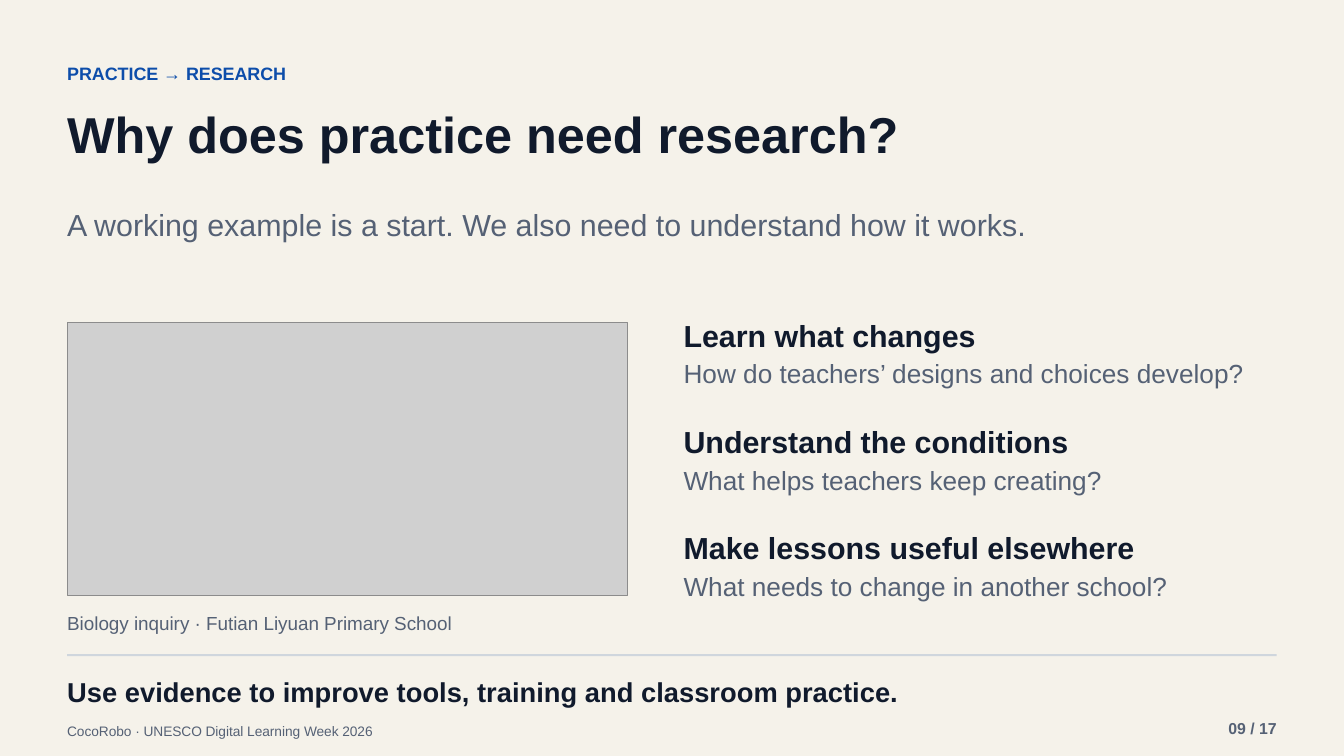
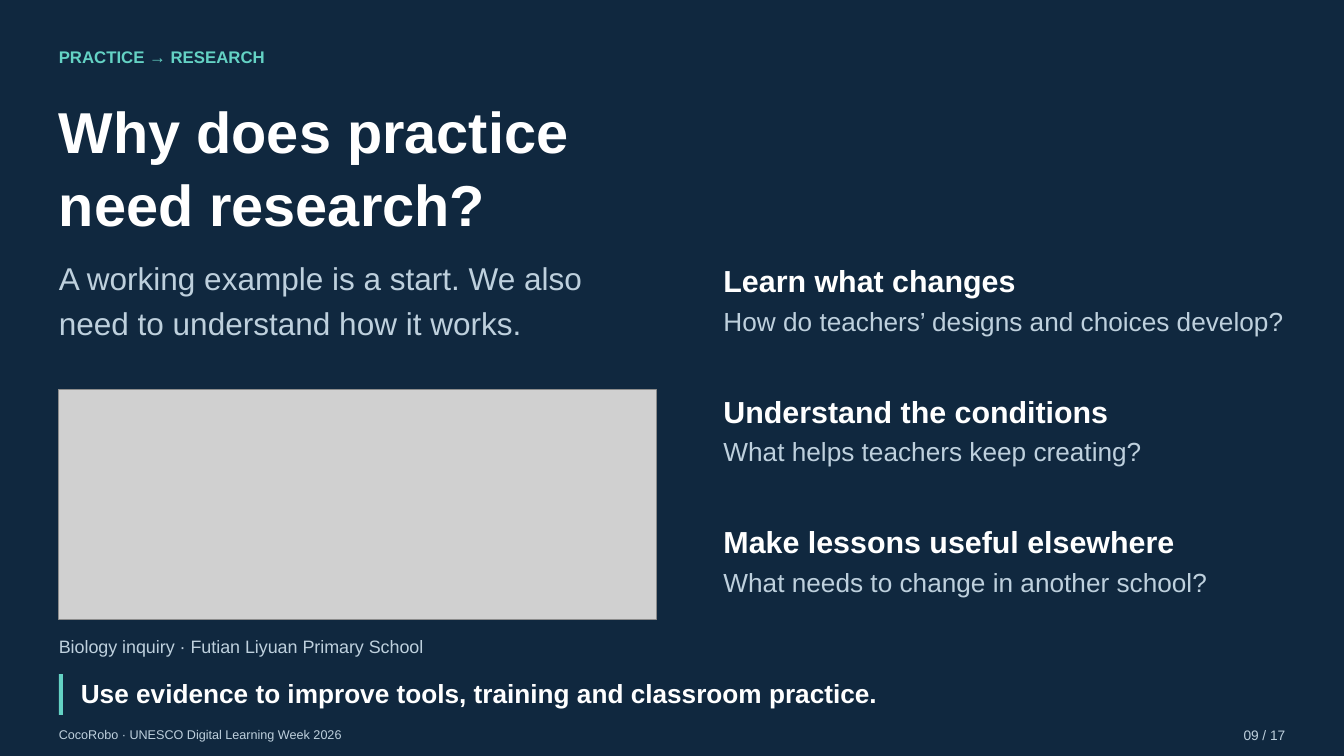
Before and after one commit to tonyxinvip/slides, a slide deck: slide 9 of teacher-agent-creators-10min/downloads/UNESCO_Teacher_AI_Agents_EN.pptx. Drawn at 1344x756 pixels with LibreOffice and Linux fonts; fonts in the diff are those of the drawing; grey boxes stand for pictures. Boxes give left, top, right and bottom in pixels: in the first picture for what was removed or moved away, otherwise in the second. Text is boxed around its words. In the diff, an @@ line names an element or a change of style, - is before the commit and + after.

```diff
--- a/teacher-agent-creators-10min/downloads/UNESCO_Teacher_AI_Agents_EN.pptx
+++ b/teacher-agent-creators-10min/downloads/UNESCO_Teacher_AI_Agents_EN.pptx
@@ background #F5F2EA to #10283F @@
@@ text "PRACTICE → RESEARCH": place and size @@
-text "PRACTICE → RESEARCH" at [67, 67, 286, 80]
+text "PRACTICE → RESEARCH" at [59, 51, 265, 63]
@@ text "PRACTICE → RESEARCH" at [59, 51, 265, 63]: size 12.8 to 12 pt, text colour #0D4DAA to #64D2C4; line spacing 1.16 to 1.1 @@
@@ text at [59, 111, 568, 227]: text changed; size 36 to 41.2 pt; text colour #101A2C to #FFFFFF @@
-Why does practice need research?
+Why does practice
+need research?
@@ text "A working example is a ...": place and size @@
-text "A working example is a ..." at [67, 214, 1026, 242]
+text "A working example is a ..." at [59, 267, 582, 336]
@@ text "A working example is a ..." at [59, 267, 582, 336]: size 21.8 to 22.5 pt, text colour #556175 to #BED0DD; line spacing 1.16 to 1.2 @@
@@ text colour #101A2C to #FFFFFF; line spacing 1.16 to 1.2 in 3 elements at [723, 531, 1174, 554], [723, 401, 1108, 424], [723, 270, 1015, 298] @@
@@ text "Learn what changes": place and size @@
-text "Learn what changes" at [684, 325, 975, 353]
+text "Learn what changes" at [723, 270, 1015, 298]
@@ text colour #556175 to #BED0DD; line spacing 1.16 to 1.2 in 3 elements at [723, 573, 1207, 597], [723, 442, 1142, 467], [723, 312, 1283, 337] @@
@@ text "How do teachers’ designs and ...": place and size @@
-text "How do teachers’ designs and ..." at [684, 364, 1243, 389]
+text "How do teachers’ designs and ..." at [723, 312, 1283, 337]
@@ picture: place and size @@
-picture at [68, 323, 628, 596]
+picture at [58, 389, 656, 619]
@@ text "Understand the conditions": place and size @@
-text "Understand the conditions" at [684, 431, 1068, 454]
+text "Understand the conditions" at [723, 401, 1108, 424]
@@ text "What helps teachers keep creating?": place and size @@
-text "What helps teachers keep creating?" at [684, 471, 1102, 495]
+text "What helps teachers keep creating?" at [723, 442, 1142, 467]
@@ text "Make lessons useful elsewhere": place and size @@
-text "Make lessons useful elsewhere" at [684, 537, 1134, 560]
+text "Make lessons useful elsewhere" at [723, 531, 1174, 554]
@@ text "What needs to change in ...": place and size @@
-text "What needs to change in ..." at [684, 577, 1167, 601]
+text "What needs to change in ..." at [723, 573, 1207, 597]
@@ text "Biology inquiry · Futian Liyuan ...": place and size @@
-text "Biology inquiry · Futian Liyuan ..." at [67, 616, 452, 634]
+text "Biology inquiry · Futian Liyuan ..." at [59, 640, 424, 657]
@@ text "Biology inquiry · Futian Liyuan ..." at [59, 640, 424, 657]: size 13.5 to 12.8 pt, text colour #556175 to #BED0DD; line spacing 1.16 to 1.2 @@
@@ rectangle removed at [68, 654, 1277, 656] @@
@@ rectangle added at [58, 675, 63, 716], fill #64D2C4 @@
@@ text "Use evidence to improve tools, ...": place and size @@
-text "Use evidence to improve tools, ..." at [67, 682, 897, 707]
+text "Use evidence to improve tools, ..." at [81, 684, 877, 709]
@@ text "Use evidence to improve tools, ..." at [81, 684, 877, 709]: size 19.5 to 18.8 pt, text colour #101A2C to #FFFFFF; line spacing 1.16 to 1.2 @@
@@ text "CocoRobo · UNESCO Digital Learning ...": place and size @@
-text "CocoRobo · UNESCO Digital Learning ..." at [67, 726, 372, 739]
+text "CocoRobo · UNESCO Digital Learning ..." at [59, 730, 341, 742]
@@ text "CocoRobo · UNESCO Digital Learning ..." at [59, 730, 341, 742]: size 9.8 to 9 pt, text colour #556175 to #BED0DD; line spacing 1.16 to 1.2 @@
@@ text "09 / 17": place and size @@
-text "09 / 17" at [1228, 723, 1277, 734]
+text "09 / 17" at [1244, 730, 1285, 740]
@@ text "09 / 17" at [1244, 730, 1285, 740]: size 11.2 to 9.8 pt, text colour #556175 to #BED0DD, bold off; line spacing 1.16 to 1.2 @@
```
Also in this commit, not shown: 16 other slides changed, 7 other files.
